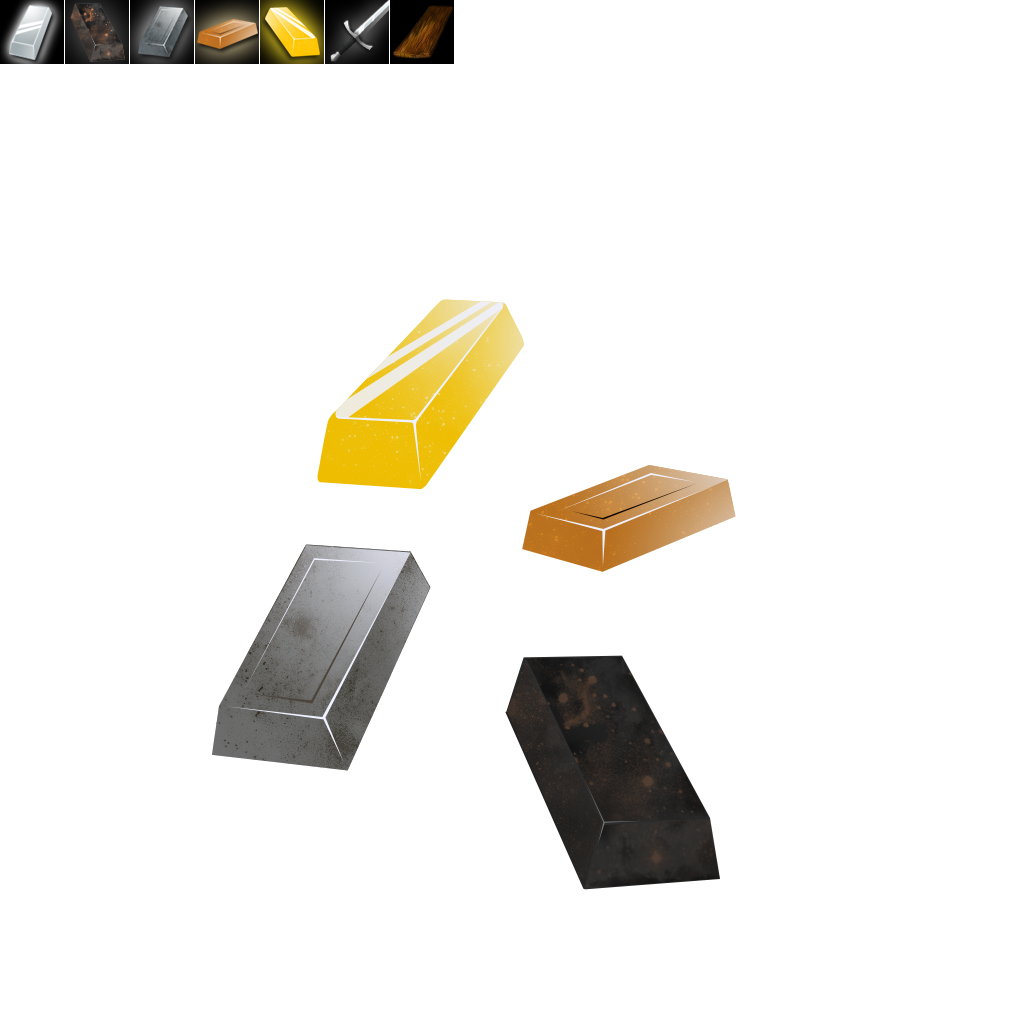
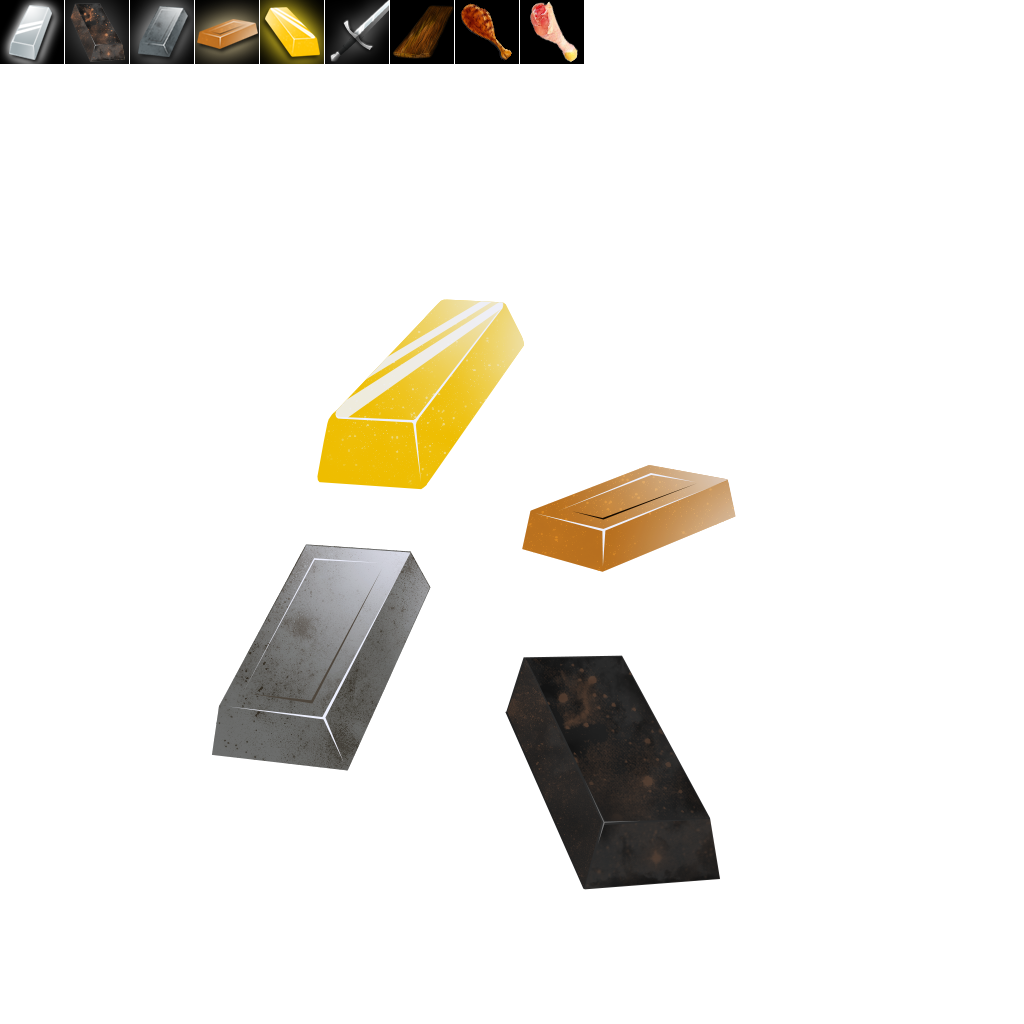
Two versions of the same layered image (w=1024, h=1024). Layer-by-layer changes:
painted on "SmallIcons" over [458, 0, 514, 64]
added layer "Layer 2" above "Squares" over [530, 1, 578, 63]
painted on "Squares" over [455, 0, 584, 64]
